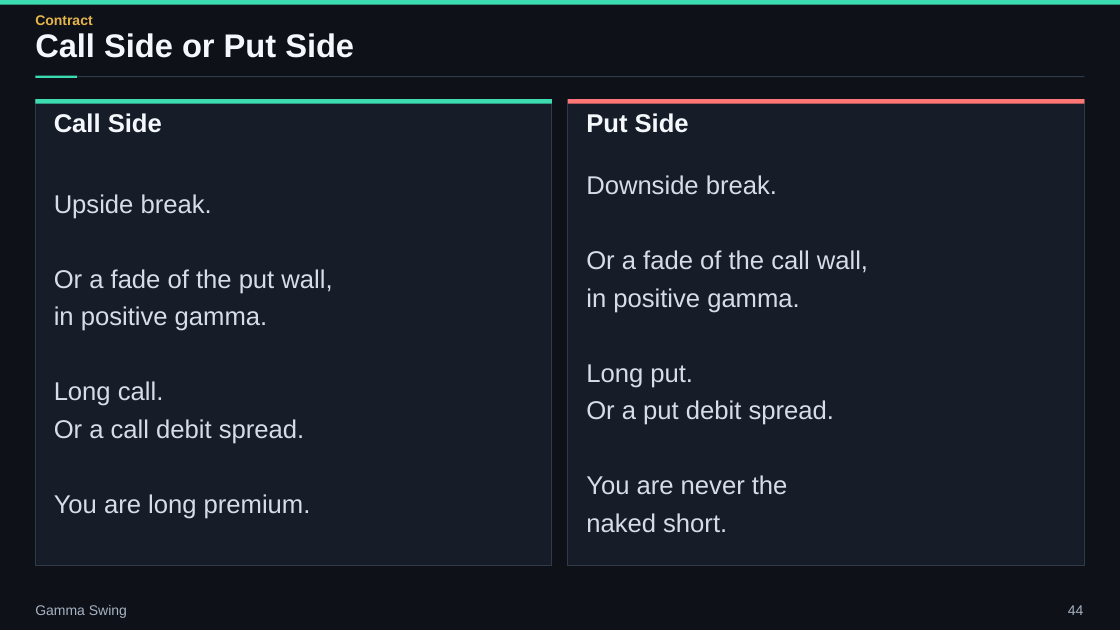
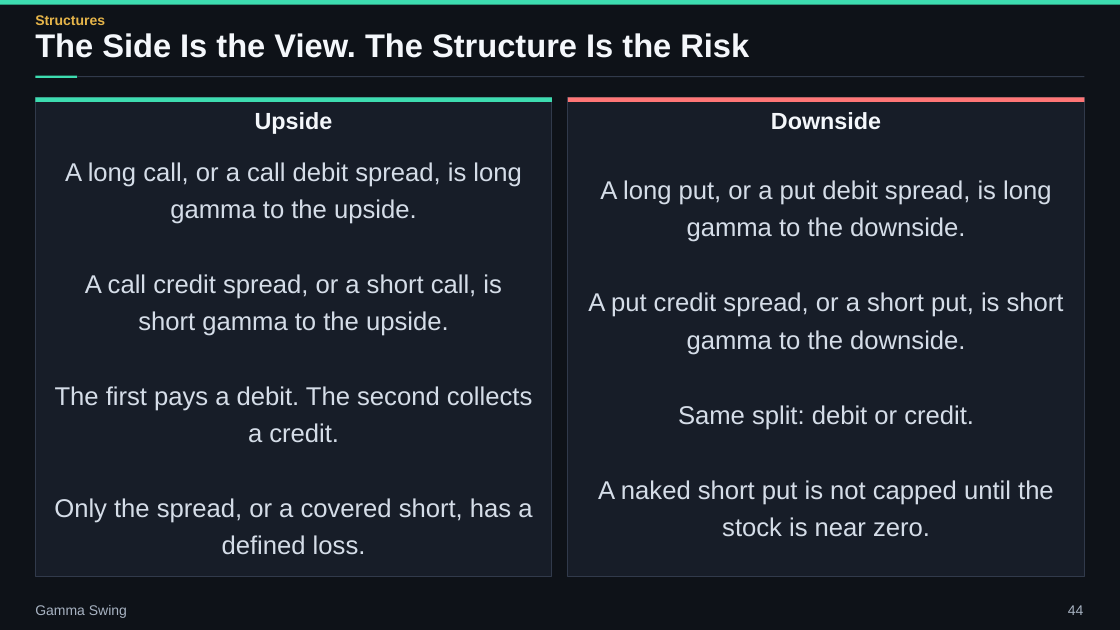
Before and after one commit to ArazMedia/Planner-Brain, a slide deck: slide 44 of decks/gamma-swing/gamma_swing.pptx. Drawn at 1120x630 pixels with LibreOffice and Linux fonts; fonts in the diff are those of the drawing. Boxes give left, top, right and bottom in pixels: in the first picture for what was removed or moved away, otherwise in the second. Text is boxed around its words. In the diff, an @@ line names an element or a change of style, - is before the commit and + after.

```diff
--- a/decks/gamma-swing/gamma_swing.pptx
+++ b/decks/gamma-swing/gamma_swing.pptx
@@ text at (35,15,105,25): text changed @@
-Contract
+Structures
@@ text at (35,33,749,58): text changed @@
-Call Side or Put Side
+The Side Is the View. The Structure Is the Risk
@@ rectangle: place and size @@
-rectangle at (35,99,552,565)
+rectangle at (35,97,552,576)
@@ text at (255,112,333,134): text changed; size 22 to 20 pt @@
-Call Side
+Upside
@@ rectangle: place and size @@
-rectangle at (568,99,1085,565)
+rectangle at (568,97,1085,576)
@@ text at (771,112,881,130): text changed; size 22 to 20 pt @@
-Put Side
+Downside
@@ text at (54,162,532,555): text changed @@
-Upside break.
-Or a fade of the put wall,
-in positive gamma.
-Long call.
-Or a call debit spread.
-You are long premium.
+A long call, or a call debit spread, is long gamma to the upside.
+A call credit spread, or a short call, is short gamma to the upside.
+The first pays a debit. The second collects a credit.
+Only the spread, or a covered short, has a defined loss.
@@ text at (588,180,1064,537): text changed @@
-Downside break.
-Or a fade of the call wall,
-in positive gamma.
-Long put.
-Or a put debit spread.
-You are never the
-naked short.
+A long put, or a put debit spread, is long gamma to the downside.
+A put credit spread, or a short put, is short gamma to the downside.
+Same split: debit or credit.
+A naked short put is not capped until the stock is near zero.
```
Also in this commit, not shown: 33 other slides changed, 12 slides added, 12 slides removed, 47 other files.
